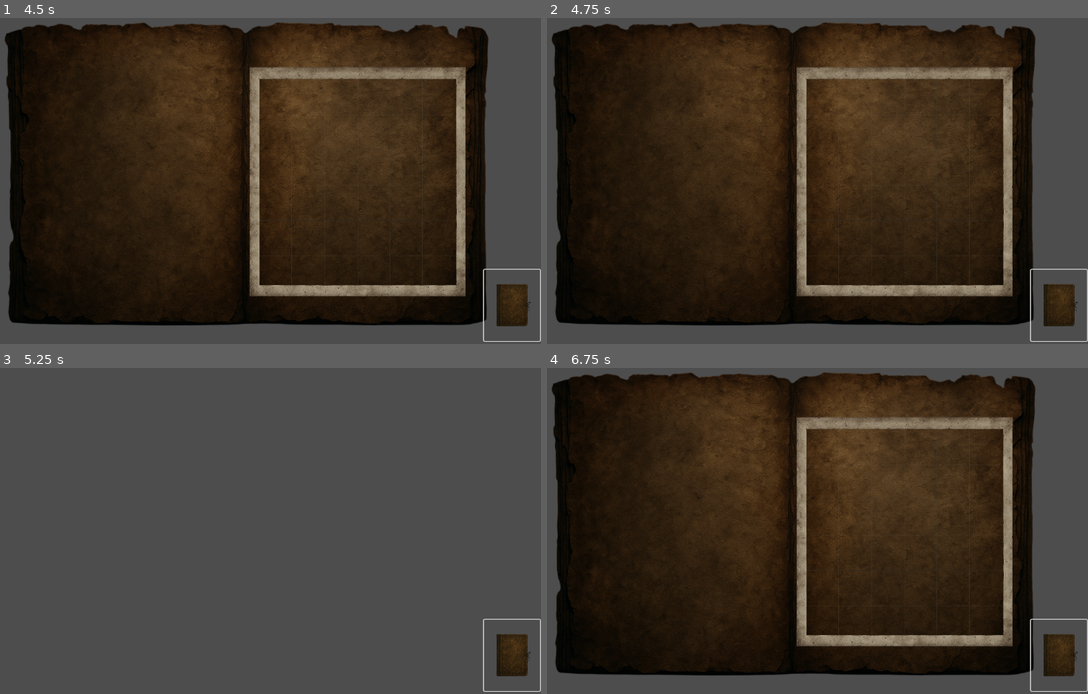
Above: before the commit, frames 1-4 (two rows, left to right).
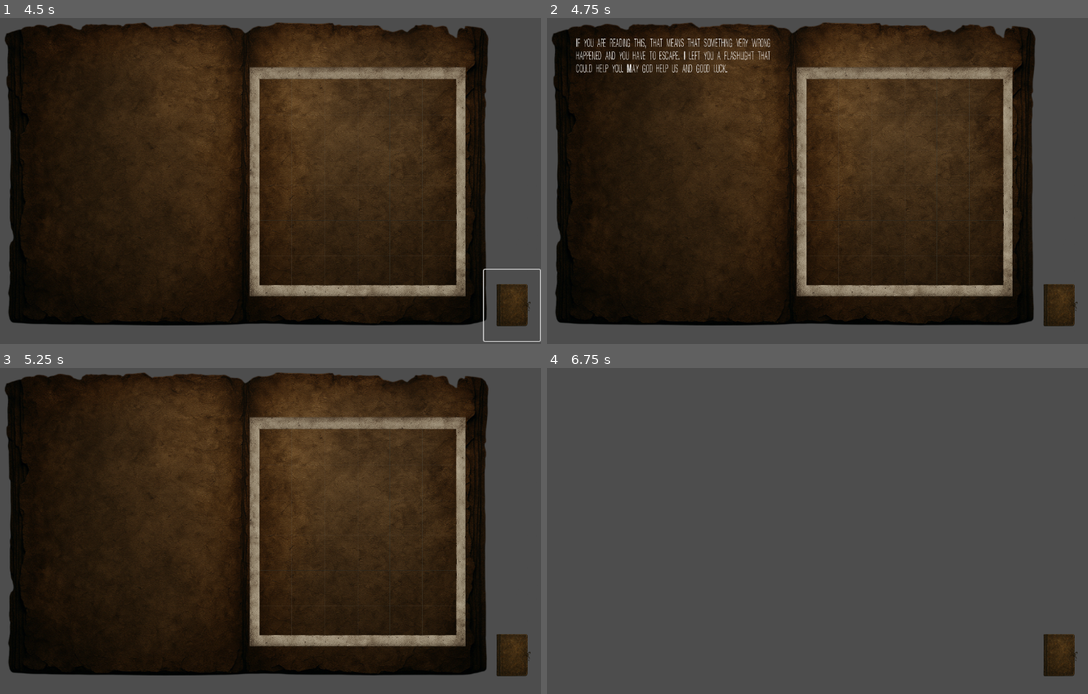
Above: after the commit, the same moments.

Repository: mrGonzalezGomez/The-Vessel-Below
Game: Godot game, scene res://ScenarioScript/InventorySS/ItemSlot.tscn
Two runs of this game, one before a commit and one after it. Both use one fixed random seed, a clock stepped at 60 frames per second and the inputs below. This scene is started directly instead of the project's main scene. Sound files missing from this copy of the repository are replaced by a short silence.
Inputs (mouse positions are in pixels of both pictures, inside the frame that each line leads up to):
- Up to frame 1 (4.5 s): click (513, 304) at 0.5 s; click (513, 304) at 1.25 s; click (513, 304) at 2 s; tap Enter at 2.75, 4.25 s; move the mouse to (373, 161) at 2.77 s; click (373, 161) at 2.85 s; tap Space (Action_space) at 3.5, 4.35 s; move the mouse to (124, 194) at 3.52 s; click (124, 194) at 3.6 s; move the mouse to (302, 106) at 4.27 s
- Up to frame 2 (4.75 s): click (849, 106) at 4.55 s
- Up to frame 3 (5.25 s): tap Space (Action_space) at 5 s; move the mouse to (216, 592) at 5.02 s; click (216, 592) at 5.1 s
- Up to frame 4 (6.75 s): tap Enter at 5.75 s; move the mouse to (968, 576) at 5.77 s; click (968, 576) at 5.85 s; tap I (toggle_inventory) at 6.4 s; move the mouse to (617, 478) at 6.52 s; tap Space (Action_space) at 6.6 s

Frame 1 is identical in both runs. In frame 2, 1.3% of the frame differs, in the area x 5-100%, y 6-100%; in frame 3, 81%, in the area x 0-100%, y 1-100%; in frame 4, 81%.

Commit message:
[FEATURE] New Inventory UI and bug fixes
**Week 3 (07/11)**

- New Features
	- Updated inventory system to include notes and documents
	- Added new note items with lore, hints and unique assets
	- Added interactions with notes in the inventory (viewing pages)

- Refinements and Enhancements
	- Removed arrow indicator for NPC and items/notes to increase immersion (Temporarily -> Will be reworked later with a accessibility toggle)

- Bug Fixes
	- Fixed cursor removal bug when finishing the Maintenance Bay dialogue
	- Fixed flashlight flicker effect bug when entering new rooms
	- Fixed cursor and lighting display when opening inventory

Diff:
--- a/GAME/ScenarioScript/InventorySS/InventoryUI.gd
+++ b/GAME/ScenarioScript/InventorySS/InventoryUI.gd
@@ -7,6 +7,23 @@
 @onready var inventory_button = $InventoryButton
 @onready var inventory_background = $InventoryBackground
 @onready var inventory_sound = $InventorySound
+@onready var button = $Button
+@onready var button2 = $Button2
+
+var note_texts = {
+		"English": "If you are reading this, that means that something very wrong happened and you have to escape. I left you a flashlight that could help you. May god help us and good luck.",
+		"Francais": "Si vous lisez ceci, cela signifie que quelque chose de tres grave s'est produit et que vous devez vous echapper. Je vous ai laisse une lampe de poche qui pourrait vous aider. Que Dieu nous aide et bonne chance.",
+		"Espanol": "Si estas leyendo esto, significa que algo muy malo ha sucedido y debes escapar. Te deje una linterna que podria ayudarte. Que Dios nos ayude y buena suerte."
+}
+
+var holloway_note_texts = {
+		"English": "The lights... they flickered and died. Everything went silent. I felt like the whole world was waiting... Deck 4, Central Engine Room Access is a death trap. Avoid. Heard a sound like a ship's bell chiming repeatedly from the lower decks. -Rook.",
+		"Francais": "Les lumieres... elles ont clignote et se sont eteintes. Tout est devenu silencieux. J'avais l'impression que le monde entier attendait... Pont 4, l'acces a la salle des machines centrale est un piege mortel. Evitez. J'ai entendu un son comme une cloche de navire sonner a plusieurs reprises depuis les ponts inferieurs. -Rook.",
+		"Espanol": "Las luces... parpadearon y se apagaron. Todo quedo en silencio. Senti como si el mundo entier estuviera esperando... Cubierta 4, el acceso a la sala de maquinas central es una trampa mortal. Evitar. Escuche un sonido como el de una campana de barco sonando repetidamente desde las cubiertas inferiores. -Rook."
+}
+
+var button_visible := false
+var button2_visible := false
 
 func _ready():
 	inventory_background.visible = false
@@ -27,14 +44,22 @@
 	if inventory_background.visible:
 		inventory_background.mouse_filter = Control.MOUSE_FILTER_STOP
 		inventory_sound.play()
+		# Show the cursor while the inventory is open
+		Input.set_mouse_mode(Input.MOUSE_MODE_VISIBLE)
 	else:
 		inventory_background.mouse_filter = Control.MOUSE_FILTER_IGNORE
+		# Hide the cursor when inventory is closed, only if player has the flashlight
+		if InventoryManager.has_item("Flashlight"):
+			Input.set_mouse_mode(Input.MOUSE_MODE_HIDDEN)
+
 	update_inventory_ui()
 
 func update_inventory_ui():
-	pages_section.text = ""
-	for note in InventoryManager.notes:
-		pages_section.text += "- " + note + "\n"
+	# Clear PagesSection
+	if pages_section:
+		pages_section.text = ""
+		button_visible = false
+		button2_visible = false
 
 	for child in items_section.get_children():
 		child.queue_free()
@@ -62,3 +87,19 @@
 			break
 
 	inventory_button.visible = not should_hide
+
+func _on_button_pressed() -> void:
+	# Toggle note_texts display
+	button_visible = !button_visible
+	if button_visible:
+		pages_section.text = note_texts.get(LanguageManager.current_lang, note_texts["English"])
+	else:
+		pages_section.text = ""
+
+func _on_button_2_pressed() -> void:
+	# Toggle holloway_note_texts display
+	button2_visible = !button2_visible
+	if button2_visible:
+		pages_section.text = holloway_note_texts.get(LanguageManager.current_lang, holloway_note_texts["English"])
+	else:
+		pages_section.text = ""
--- a/GAME/ScenarioScript/InventorySS/InventoryUI.tscn
+++ b/GAME/ScenarioScript/InventorySS/InventoryUI.tscn
@@ -42,19 +42,23 @@
 [node name="ItemsSection" type="GridContainer" parent="InventoryBackground"]
 layout_mode = 1
 anchors_preset = -1
-anchor_left = 0.5
-anchor_top = 0.231
-anchor_right = 0.5
-anchor_bottom = 0.231
-offset_left = -0.5
-offset_top = 0.296997
-offset_right = 383.5
-offset_bottom = 403.297
+anchor_left = 0.497
+anchor_top = 0.23
+anchor_right = 0.791
+anchor_bottom = 0.79200006
+offset_left = 0.43200684
+offset_top = 0.009994507
+offset_right = -0.0025634766
+offset_bottom = 0.30395508
+grow_horizontal = 2
+grow_vertical = 2
 mouse_filter = 2
+theme_override_constants/h_separation = 68
+theme_override_constants/v_separation = 68
 columns = 6
 
 [node name="GridBackground" type="TextureRect" parent="InventoryBackground"]
-layout_mode = 2
+layout_mode = 0
 anchor_left = 0.397
 anchor_top = 0.022
 anchor_right = 0.397
@@ -85,3 +89,20 @@
 [node name="InventorySound" type="AudioStreamPlayer" parent="."]
 stream = ExtResource("5_hlo4s")
 volume_db = -10.0
+
+[node name="Button" type="Button" parent="."]
+modulate = Color(1, 1, 1, 0)
+offset_left = 667.0
+offset_top = 130.0
+offset_right = 731.0
+offset_bottom = 200.0
+
+[node name="Button2" type="Button" parent="."]
+modulate = Color(1, 1, 1, 0)
+offset_left = 731.0
+offset_top = 130.0
+offset_right = 795.0
+offset_bottom = 200.0
+
+[connection signal="pressed" from="Button" to="." method="_on_button_pressed"]
+[connection signal="pressed" from="Button2" to="." method="_on_button_2_pressed"]
--- a/GAME/ScenarioScript/InventorySS/ItemSlot.gd
+++ b/GAME/ScenarioScript/InventorySS/ItemSlot.gd
@@ -11,21 +11,34 @@
 		push_error("ItemName node not found in ItemSlot!")
 
 func set_item(item_name: String):
-	var texture_path = "res://Assets/Items/%s.png" % item_name
+	var texture_path: String
+
+	if item_name == "Flashlight":
+		texture_path = "res://Assets/Items/%s.png" % item_name
+	elif item_name == "The lights... they flickered and died. Everything went silent. I felt like the whole world was waiting... Deck 4, Central Engine Room Access is a death trap. Avoid. Heard a sound like a ship's bell chiming repeatedly from the lower decks. -Rook.":
+		texture_path = "res://Assets/Items/Bloody.png"
+	else:
+		texture_path = "res://Assets/Items/PaperNote.png"
 
 	if ResourceLoader.exists(texture_path):
 		$ItemImage.texture = load(texture_path)
 	else:
 		var alt_path = "res://Assets/Items/%s.png" % item_name.to_lower()
-		if ResourceLoader.exists(alt_path):
+		if item_name != "Flashlight" and ResourceLoader.exists("res://Assets/Items/papernote.png"):
+			$ItemImage.texture = load("res://Assets/Items/papernote.png")
+		elif ResourceLoader.exists(alt_path):
 			$ItemImage.texture = load(alt_path)
 		else:
-			push_warning("Texture not found: %s or %s" % [texture_path, alt_path])
+			push_warning("Texture not found: %s" % texture_path)
 			$ItemImage.texture = null
 
 	if item_name_label:
-		item_name_label.text = item_name
+		if item_name == "Flashlight":
+			item_name_label.text = item_name
+		else:
+			item_name_label.text = "Journal Page"
 		item_name_label.visible = false
+
 
 func _on_mouse_entered():
 	if item_name_label:
--- a/GAME/ScenarioScript/InventorySS/inventory_manager.gd
+++ b/GAME/ScenarioScript/InventorySS/inventory_manager.gd
@@ -16,6 +16,8 @@
 		notes.append(note)
 	if not picked_up_notes.has(note):
 		picked_up_notes.append(note)
+	if not items.has(note):
+		items.append(note)
 
 func has_item(id: String) -> bool:
 	return id in items
--- a/GAME/ScenarioScript/MaintenanceDialogueSS/MaintenanceDialogueInterface.gd
+++ b/GAME/ScenarioScript/MaintenanceDialogueSS/MaintenanceDialogueInterface.gd
@@ -180,14 +180,13 @@
 	if is_instance_valid(GameState):
 		GameState.holloway_dialogue_finished = true
 
-	# Show flashlight
-	toggle_flashlight_visibility(true)
-	# Hide cursor (returning control to the game view)
-	Input.set_mouse_mode(Input.MOUSE_MODE_HIDDEN)
+	# Only show flashlight and hide cursor if player actually has it
+	if InventoryManager.has_item("Flashlight"):
+		toggle_flashlight_visibility(true)
+		Input.set_mouse_mode(Input.MOUSE_MODE_HIDDEN)
 
 	# Play NPC Death Sound
 	npc_death_sound.play()
-
 	await npc_death_sound.finished
 
 	animator.play("transtion_bedroom")
Not shown: 1 places in GAME/ScenarioScript/InventorySS/InventoryUI.tscn that only renumber resources
Not shown, changed: Changelog.md
Not shown, changed: Technical_Document.md
